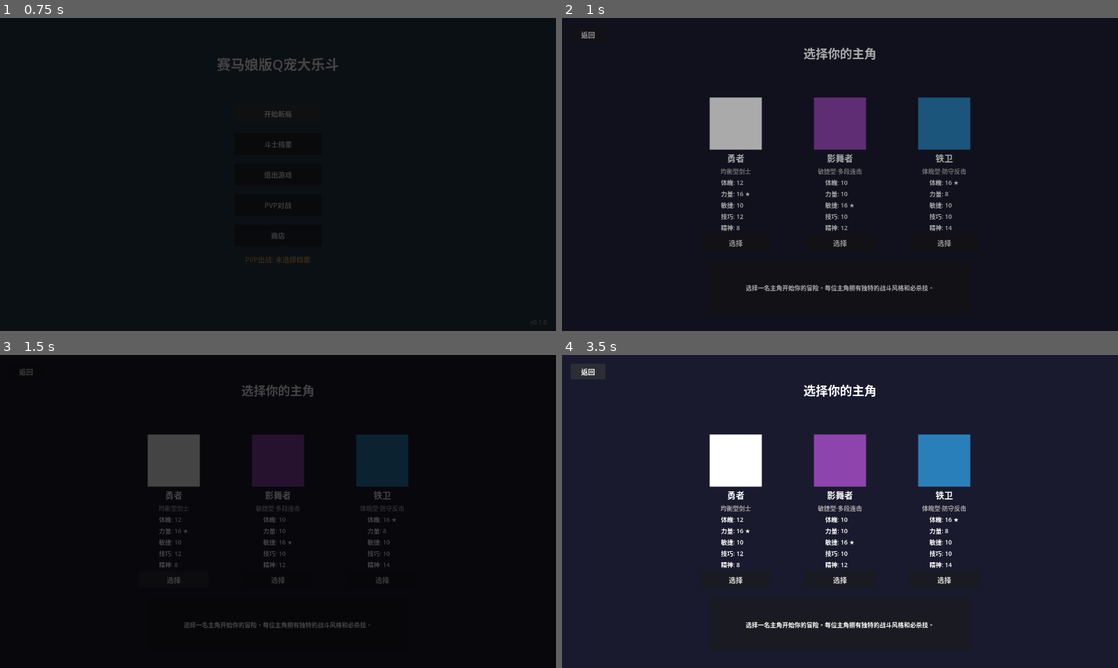
Above: before the commit, frames 1-4 (two rows, left to right).
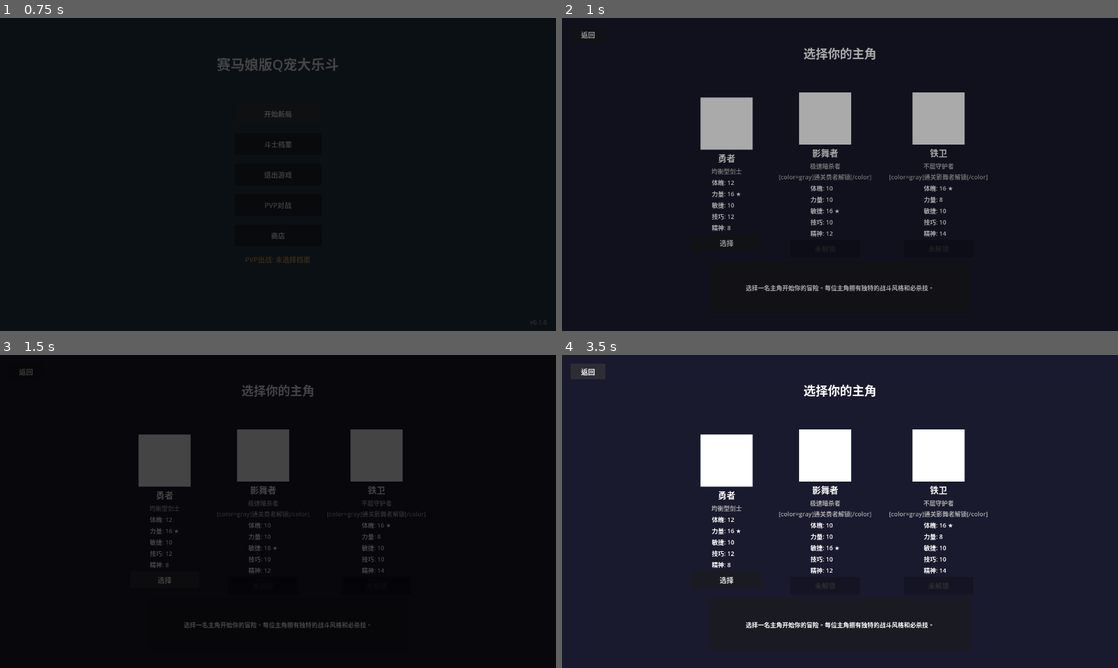
Above: after the commit, the same moments.

Repository: TianYu0321/Hero-Battle
Game: Godot game, scene res://scenes/main_menu/menu.tscn
The game is run twice, just before and just after one commit, with the same random seed, the same clock (stepped at 60 frames per second) and the same inputs.
Inputs:
- Up to frame 1 (0.75 s): click "开始新局" at 0.5 s
- Up to frame 2 (1 s): no input
- Up to frame 3 (1.5 s): click "选择" at 1.25 s
- Up to frame 4 (3.5 s): click "加入队伍" at 2 s; click "返回" at 2.75 s

Frame 1 is identical in both runs. In frame 2, 7.0% of the frame differs, in the area x 24-77%, y 23-74%; in frame 3, 6.1%; in frame 4, 7.2%.

Commit message:
0513bug修复

Diff:
--- a/autoload/config_manager.gd
+++ b/autoload/config_manager.gd
@@ -345,11 +345,17 @@
 
 func get_unlocked_hero_ids() -> Array[String]:
 	var result: Array[String] = []
+	var player_data: Dictionary = SaveManager.load_player_data()
+	var unlocked: Array = player_data.get("unlocked_heroes", [])
+
 	for hero_id in _hero_configs:
 		var cfg: Dictionary = _hero_configs[hero_id]
-		if cfg.get("is_default_unlock", false):
+		if cfg.get("is_default_unlock", false) or hero_id in unlocked:
 			result.append(hero_id)
 	return result
+
+func get_all_hero_configs() -> Dictionary:
+	return _hero_configs.duplicate()
 
 
 func get_all_partner_ids() -> Array[String]:
--- a/autoload/save_manager.gd
+++ b/autoload/save_manager.gd
@@ -323,7 +323,9 @@
 	var file_path: String = ConfigManager.SAVE_DIR + "player_data.json"
 	var data: Dictionary = ModelsSerializer.load_json_file(file_path)
 	if data.is_empty():
-		data = {"mocheng_coin": 0, "unlocked_partners": [], "net_wins": 0, "total_wins": 0, "total_losses": 0, "pvp_wins_today": 0, "last_pvp_date": ""}
+		data = {"mocheng_coin": 0, "unlocked_partners": [], "unlocked_heroes": ["hero_warrior"], "net_wins": 0, "total_wins": 0, "total_losses": 0, "pvp_wins_today": 0, "last_pvp_date": ""}
+		if not data.has("unlocked_heroes"):
+			data["unlocked_heroes"] = ["hero_warrior"]
 	return data
 
 func save_player_data(data: Dictionary) -> void:
@@ -332,6 +334,17 @@
 	if file != null:
 		file.store_string(JSON.stringify(data, "\t"))
 		file.close()
+
+func unlock_hero(hero_id: String) -> bool:
+	var data = load_player_data()
+	var unlocked: Array = data.get("unlocked_heroes", [])
+	if not hero_id in unlocked:
+		unlocked.append(hero_id)
+		data["unlocked_heroes"] = unlocked
+		save_player_data(data)
+		print("[SaveManager] 解锁英雄: %s" % hero_id)
+		return true
+	return false
 
 func update_archive(archive_id: String, new_data: Dictionary) -> bool:
 	var file_path: String = ConfigManager.ARCHIVE_FILE
--- a/resources/configs/hero_configs.json
+++ b/resources/configs/hero_configs.json
@@ -39,6 +39,7 @@
       "passive_skill_id": 8003,
       "ultimate_skill_id": 8004,
       "is_default_unlock": false,
+      "unlock_condition": "clear_with_hero_warrior",
       "unlock_condition_text": "勇者通关1次",
       "sort_order": 2,
       "hero_id": 2,
@@ -59,6 +60,7 @@
       "passive_skill_id": 8005,
       "ultimate_skill_id": 8006,
       "is_default_unlock": false,
+      "unlock_condition": "clear_with_hero_shadow_dancer",
       "unlock_condition_text": "影舞者通关1次",
       "sort_order": 3,
       "hero_id": 3,
--- a/scenes/hero_select/hero_select.gd
+++ b/scenes/hero_select/hero_select.gd
@@ -17,10 +17,13 @@
 
 func _ready() -> void:
 	_back_btn.pressed.connect(_on_back_pressed)
-	_hero_ids = ConfigManager.get_unlocked_hero_ids()
+	_hero_ids.assign(ConfigManager.get_all_hero_configs().keys())
 	_populate_hero_cards()
 
 func _populate_hero_cards() -> void:
+	var player_data: Dictionary = SaveManager.load_player_data()
+	var unlocked: Array = player_data.get("unlocked_heroes", [])
+
 	var card_index: int = 0
 	for hero_id in _hero_ids:
 		var config: Dictionary = ConfigManager.get_hero_config(hero_id)
@@ -48,8 +51,30 @@
 		_set_stat_label(stats_container.get_node("StatTechnique"), "技巧", config.get("base_technique", 0), favored_attr == 4)
 		_set_stat_label(stats_container.get_node("StatSpirit"), "精神", config.get("base_spirit", 0), favored_attr == 5)
 
-		select_btn.pressed.connect(_on_select_hero.bind(hero_id, config))
+		var is_unlocked: bool = config.get("is_default_unlock", false) or hero_id in unlocked
+
+		if is_unlocked:
+			select_btn.text = "选择"
+			select_btn.disabled = false
+			select_btn.modulate = Color(1, 1, 1)
+			select_btn.pressed.connect(_on_select_hero.bind(hero_id, config))
+		else:
+			select_btn.text = "未解锁"
+			select_btn.disabled = true
+			select_btn.modulate = Color(0.3, 0.3, 0.3)
+			var condition: String = config.get("unlock_condition", "")
+			var condition_text: String = _get_unlock_condition_text(condition)
+			desc_label.text += "\n[color=gray]%s[/color]" % condition_text
+
 		card_index += 1
+
+func _get_unlock_condition_text(condition: String) -> String:
+	match condition:
+		"clear_with_hero_warrior":
+			return "通关勇者解锁"
+		"clear_with_hero_shadow_dancer":
+			return "通关影舞者解锁"
+	return "未解锁"
 
 func _set_stat_label(label: Label, attr_name: String, value: int, is_star: bool) -> void:
 	label.text = "%s: %d %s" % [attr_name, value, "★" if is_star else ""]
--- a/scenes/test/test_decoupling.gd
+++ b/scenes/test/test_decoupling.gd
@@ -31,6 +31,11 @@
 func _test_config_manager_queries() -> void:
 	print("\n[ConfigManager 动态查询测试]")
 
+	# 清理可能存在的旧 player_data，确保测试独立性
+	var player_data_path: String = ConfigManager.SAVE_DIR + "player_data.json"
+	if FileAccess.file_exists(player_data_path):
+		DirAccess.remove_absolute(player_data_path)
+
 	var unlocked_heroes: Array[String] = ConfigManager.get_unlocked_hero_ids()
 	_assert(unlocked_heroes.size() == 1, "默认解锁主角应为1名")
 	_assert(unlocked_heroes.has("hero_warrior"), "hero_warrior 应默认解锁")
--- a/scripts/systems/run_controller.gd
+++ b/scripts/systems/run_controller.gd
@@ -678,6 +678,7 @@
 			archive_dict[key] = score_dict[key]
 	EventBus.emit_signal("run_ended", _get_ending_type(), _run.total_score, archive_dict)
 	EventBus.emit_signal("archive_generated", archive_dict)
+	_check_hero_unlocks()
 	_change_state(RunState.SETTLEMENT)
 
 
@@ -767,6 +768,21 @@
 
 	EventBus.emit_signal("run_ended", _get_ending_type(), _run.total_score, archive_data)
 
+func _check_hero_unlocks() -> void:
+	var hero_id: String = ConfigManager.get_hero_id_by_config_id(_run.hero_config_id)
+	var all_heroes: Dictionary = ConfigManager.get_all_hero_configs()
+
+	for hid in all_heroes:
+		var cfg: Dictionary = all_heroes[hid]
+		var condition: String = cfg.get("unlock_condition", "")
+
+		match condition:
+			"clear_with_hero_warrior":
+				if hero_id == "hero_warrior" and _run.current_turn >= 30:
+					SaveManager.unlock_hero(hid)
+			"clear_with_hero_shadow_dancer":
+				if hero_id == "hero_shadow_dancer" and _run.current_turn >= 30:
+					SaveManager.unlock_hero(hid)
 
 func get_current_shop_items() -> Array[Dictionary]:
 	var shop_system = get_node_or_null("ShopSystem")
Not shown, added: Docs/0513改动/task-card-hero-unlock.md
